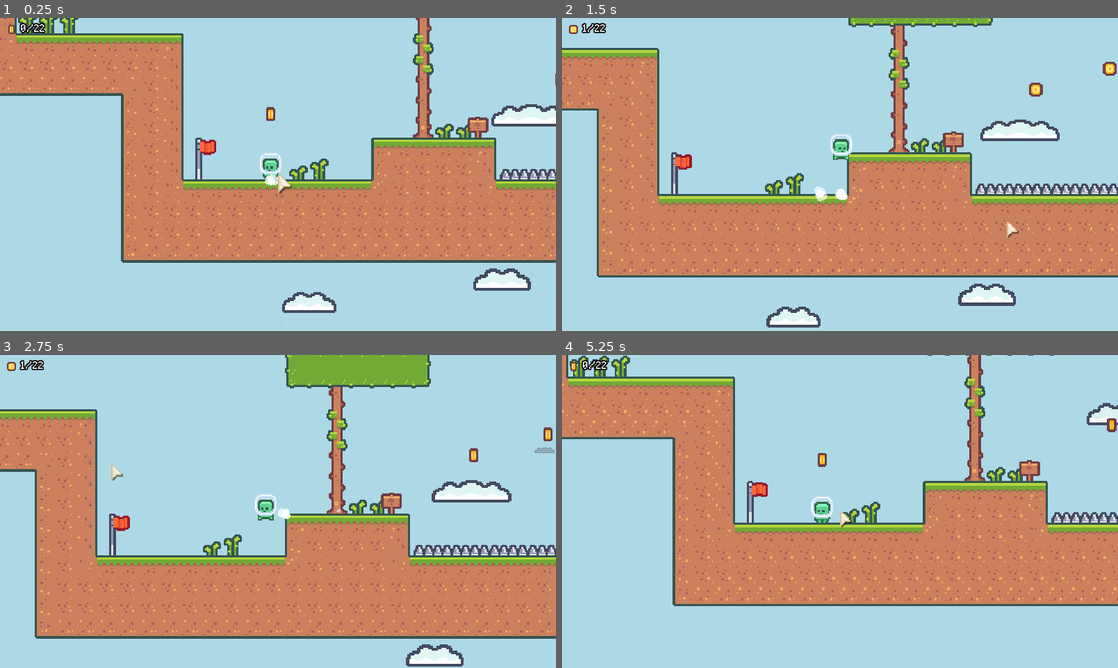
Above: before the commit, frames 1-4 (two rows, left to right).
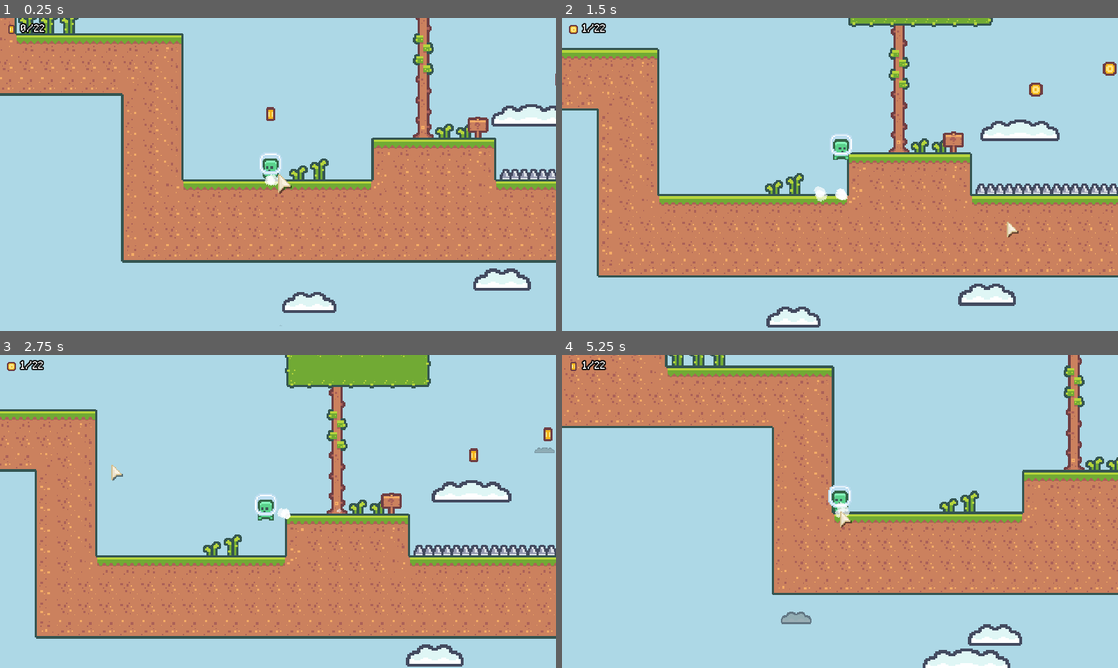
Above: after the commit, the same moments.

Repository: rprav-n/2D-Platformer
Game: Godot game, scene res://scenes/levels/level_002.tscn
The game is run twice, just before and just after one commit, with the same random seed, the same clock (stepped at 60 frames per second) and the same inputs. This scene is started directly instead of the project's main scene.
Inputs (mouse positions are in pixels of both pictures, inside the frame that each line leads up to):
- Up to frame 1 (0.25 s): no input
- Up to frame 2 (1.5 s): move the mouse to (812, 237) at 0.52 s; hold Space (jump) 0.53-1.28 s; hold Right (move_right) from 0.53 s (still down); click (812, 237) at 0.6 s; move the mouse to (1006, 221) at 1.27 s; tap Space (jump) at 1.35 s
- Up to frame 3 (2.75 s): tap Space (jump) at 1.52, 1.82 s; click (444, 558) at 1.55 s; move the mouse to (111, 464) at 2.02 s; release Right (move_right) at 2.03 s; hold A (move_left) from 2.03 s (still down); hold Space (jump) from 2.03 s (still down); click (111, 464) at 2.1 s
- Up to frame 4 (5.25 s): move the mouse to (867, 511) at 2.77 s; release Space (jump) at 2.78 s; tap Shift (dash) at 2.85 s; tap Space (jump) at 3.02, 3.32 s; click (867, 511) at 3.05 s; release A (move_left) at 3.5 s; click (840, 511) at 3.5 s, where only the run before the commit has a clickable "RESTART"; move the mouse to (756, 433) at 4.27 s; hold A (move_left) 4.28-5 s; hold Space (jump) 4.28-5 s; click (756, 433) at 4.35 s; click (840, 511) at 5 s, where only the run before the commit has a clickable "RESTART"

The runs differ from the first frame. In frame 1, 0.3% of the frame differs, in the area x 35-39%, y 38-52%; in frame 2, 0.3%; in frame 3, 0.3%; in frame 4, 36%, in the area x 0-100%, y 0-100%.

Commit message:
Added Random Audio Stream Player

Diff:
--- a/scenes/levels/level_001.tscn
+++ b/scenes/levels/level_001.tscn
@@ -35,7 +35,7 @@
 text = "Press SPACE while in air to double jump"
 
 [node name="Flag" parent="." index="9"]
-position = Vector2(340, 108)
+position = Vector2(211, -270)
 
 [node name="Coin" parent="Collectibles" index="0" instance=ExtResource("4_h6psi")]
 position = Vector2(58, 17)
--- a/scenes/levels/level_002.tscn
+++ b/scenes/levels/level_002.tscn
@@ -12,10 +12,10 @@
 level_comlpete_scene = ExtResource("2_3j7kn")
 
 [node name="TileMap" parent="." index="2"]
-layer_0/tile_data = PackedInt32Array(327679, 65536, 10, 2621 …(10020 unchanged characters)…  65536, 11, -458809, 65536, 9, -393274, 65536, 11, -458810, 65536, 9, -393275, 0, 11, -458811, 0, 9, -65608, 65536, 11, -131144, 6553 …(4794 unchanged characters)…
+layer_0/tile_data = PackedInt32Array(327679, 65536, 10, 2621 …(10020 unchanged characters)…  65536, 11, -458809, 65536, 9, -393274, 0, 11, -458810, 0, 9, -65608, 65536, 11, -131144, 6553 …(4794 unchanged characters)…
 
 [node name="DecorativeTileMap" parent="." index="3"]
-layer_0/tile_data = PackedInt32Array(131101, 786432, 3, 6556 …(2256 unchanged characters)… , -262215, 262144, 6, -327651, 327680, 6)
+layer_0/tile_data = PackedInt32Array(131101, 786432, 3, 6556 …(2256 unchanged characters)… , -262215, 262144, 6, -327651, 327680, 6, -524327, 262144, 6, -524326, 262144, 6, -524325, 262144, 6, -524334, 262144, 6)
 
 [node name="ForegroundTileMap" parent="." index="4"]
 layer_0/tile_data = PackedInt32Array(-262114, 983040, 0, -262115, 851968, 0, -262116, 851968, 0, -262117, 851968, 0, -2 …(2021 unchanged characters)…
@@ -25,7 +25,7 @@
 text = "Press SHIFT to dash while on ground or in air"
 
 [node name="Flag" parent="." index="6"]
-position = Vector2(-152, 54)
+position = Vector2(-1255, -72)
 
 [node name="EnemySpawner" parent="Enemies" index="0" instance=ExtResource("3_2o2bx")]
 position = Vector2(-476, -127)
--- a/scenes/player/player.gd
+++ b/scenes/player/player.gd
@@ -10,6 +10,9 @@
 enum State { NORMAL, DASHING, INPUT_DISABLED }
 
 @export_flags_2d_physics var dash_hazard_mask
+
+@onready var footstep_audio_player: RandomAudioStreamPlayer = $FootstepAudioPlayer
+
 
 const GRAVITY: int = 1200
 const HORIZONTAL_SPEED: int = 120
@@ -155,6 +158,7 @@
 	get_parent().add_child(footstep_particle)
 	footstep_particle.scale = Vector2.ONE * f_scale
 	footstep_particle.global_position = global_position
+	footstep_audio_player.play()
 
 
 func _on_hazard_area_area_entered(_area: Area2D):
--- a/scenes/player/player.tscn
+++ b/scenes/player/player.tscn
@@ -1,9 +1,20 @@
-[gd_scene load_steps=14 format=3 uid="uid://bstpklwoknbgg"]
+[gd_scene load_steps=25 format=3 uid="uid://bstpklwoknbgg"]
 
 [ext_resource type="Texture2D" uid="uid://2kjq3ui5hl43" path="res://assets/player/character_0000.png" id="1_7s2bl"]
 [ext_resource type="Shader" path="res://scenes/player/player.gdshader" id="1_qinww"]
 [ext_resource type="Script" path="res://scenes/player/player.gd" id="1_wuqfy"]
+[ext_resource type="PackedScene" uid="uid://b33ywo0ok0eet" path="res://scenes/util/random_audio_stream_player.tscn" id="2_871j6"]
+[ext_resource type="AudioStream" uid="uid://nu1v8klpwrhq" path="res://assets/sounds/footstep_grass_000.ogg" id="3_0s806"]
 [ext_resource type="Texture2D" uid="uid://c7y2jm8bthka7" path="res://assets/player/character_0001.png" id="3_f4kmg"]
+[ext_resource type="AudioStream" uid="uid://cat5xocqnkody" path="res://assets/sounds/footstep_grass_001.ogg" id="4_yvsd3"]
+[ext_resource type="AudioStream" uid="uid://bavu26e5spor6" path="res://assets/sounds/footstep_grass_002.ogg" id="5_l7snb"]
+[ext_resource type="AudioStream" uid="uid://cnpcaiibt6ald" path="res://assets/sounds/footstep_grass_003.ogg" id="6_3pmij"]
+[ext_resource type="AudioStream" uid="uid://dvxx58fcgw6i0" path="res://assets/sounds/footstep_grass_004.ogg" id="7_06at1"]
+[ext_resource type="AudioStream" uid="uid://c8eh83micvjwo" path="res://assets/sounds/footstep_concrete_000.ogg" id="8_l17en"]
+[ext_resource type="AudioStream" uid="uid://bb31ysp2t80mj" path="res://assets/sounds/footstep_concrete_001.ogg" id="9_vck2h"]
+[ext_resource type="AudioStream" uid="uid://bekeqpbrkan6f" path="res://assets/sounds/footstep_concrete_002.ogg" id="10_xrqni"]
+[ext_resource type="AudioStream" uid="uid://cwr5e734wbm3a" path="res://assets/sounds/footstep_concrete_003.ogg" id="11_ugamo"]
+[ext_resource type="AudioStream" uid="uid://qiefxhjxocot" path="res://assets/sounds/footstep_concrete_004.ogg" id="12_3oaps"]
 
 [sub_resource type="ShaderMaterial" id="ShaderMaterial_nawmg"]
 shader = ExtResource("1_qinww")
@@ -70,6 +81,39 @@
 script = ExtResource("1_wuqfy")
 dash_hazard_mask = 8
 
+[node name="FootstepAudioPlayer" parent="." instance=ExtResource("2_871j6")]
+number_to_play = 3
+
+[node name="AudioStreamPlayer" type="AudioStreamPlayer" parent="FootstepAudioPlayer"]
+stream = ExtResource("3_0s806")
+
+[node name="AudioStreamPlayer2" type="AudioStreamPlayer" parent="FootstepAudioPlayer"]
+stream = ExtResource("4_yvsd3")
+
+[node name="AudioStreamPlayer3" type="AudioStreamPlayer" parent="FootstepAudioPlayer"]
+stream = ExtResource("5_l7snb")
+
+[node name="AudioStreamPlayer4" type="AudioStreamPlayer" parent="FootstepAudioPlayer"]
+stream = ExtResource("6_3pmij")
+
+[node name="AudioStreamPlayer5" type="AudioStreamPlayer" parent="FootstepAudioPlayer"]
+stream = ExtResource("7_06at1")
+
+[node name="AudioStreamPlayer6" type="AudioStreamPlayer" parent="FootstepAudioPlayer"]
+stream = ExtResource("8_l17en")
+
+[node name="AudioStreamPlayer7" type="AudioStreamPlayer" parent="FootstepAudioPlayer"]
+stream = ExtResource("9_vck2h")
+
+[node name="AudioStreamPlayer8" type="AudioStreamPlayer" parent="FootstepAudioPlayer"]
+stream = ExtResource("10_xrqni")
+
+[node name="AudioStreamPlayer9" type="AudioStreamPlayer" parent="FootstepAudioPlayer"]
+stream = ExtResource("11_ugamo")
+
+[node name="AudioStreamPlayer10" type="AudioStreamPlayer" parent="FootstepAudioPlayer"]
+stream = ExtResource("12_3oaps")
+
 [node name="CoyoteTimer" type="Timer" parent="."]
 wait_time = 0.15
 one_shot = true
--- /dev/null
+++ b/scenes/util/random_audio_stream_player.gd
@@ -0,0 +1,30 @@
+class_name RandomAudioStreamPlayer
+
+extends Node
+
+@export var number_to_play: int = 2
+@export var enable_pitch_randomization: bool = true
+@export var min_pitch_scale: float = 0.9
+@export var max_pitch_scale: float = 1.1
+
+var rng: RandomNumberGenerator = RandomNumberGenerator.new()
+
+
+func _ready():
+	rng.randomize()
+
+
+func play():
+	var valid_nodes: Array[AudioStreamPlayer] = []
+	for stream_player in get_children() as Array[AudioStreamPlayer]:
+		if !stream_player.playing:
+			valid_nodes.append(stream_player)
+
+	for i in number_to_play:
+		if valid_nodes.size() == 0: return
+
+		var idx: int = rng.randi_range(0, valid_nodes.size() - 1)
+		if enable_pitch_randomization:
+			valid_nodes[idx].pitch_scale = rng.randf_range(min_pitch_scale, max_pitch_scale)
+		valid_nodes[idx].play()
+		valid_nodes.remove_at(idx)
--- /dev/null
+++ b/scenes/util/random_audio_stream_player.tscn
@@ -0,0 +1,6 @@
+[gd_scene load_steps=2 format=3 uid="uid://b33ywo0ok0eet"]
+
+[ext_resource type="Script" path="res://scenes/util/random_audio_stream_player.gd" id="1_2y387"]
+
+[node name="RandomAudioStreamPlayer" type="Node"]
+script = ExtResource("1_2y387")
Not shown, added: assets/sounds/footstep_carpet_000.ogg.import
Not shown, added: assets/sounds/footstep_carpet_001.ogg.import
Not shown, added: assets/sounds/footstep_carpet_002.ogg.import
Not shown, added: assets/sounds/footstep_carpet_003.ogg.import
Not shown, added: assets/sounds/footstep_carpet_004.ogg.import
Not shown, added: assets/sounds/footstep_concrete_000.ogg.import
Not shown, added: assets/sounds/footstep_concrete_001.ogg.import
Not shown, added: assets/sounds/footstep_concrete_002.ogg.import
Not shown, added: assets/sounds/footstep_concrete_003.ogg.import
Not shown, added: assets/sounds/footstep_concrete_004.ogg.import
Not shown, added: assets/sounds/footstep_grass_000.ogg.import
Not shown, added: assets/sounds/footstep_grass_001.ogg.import
(and 248 more such lines)
